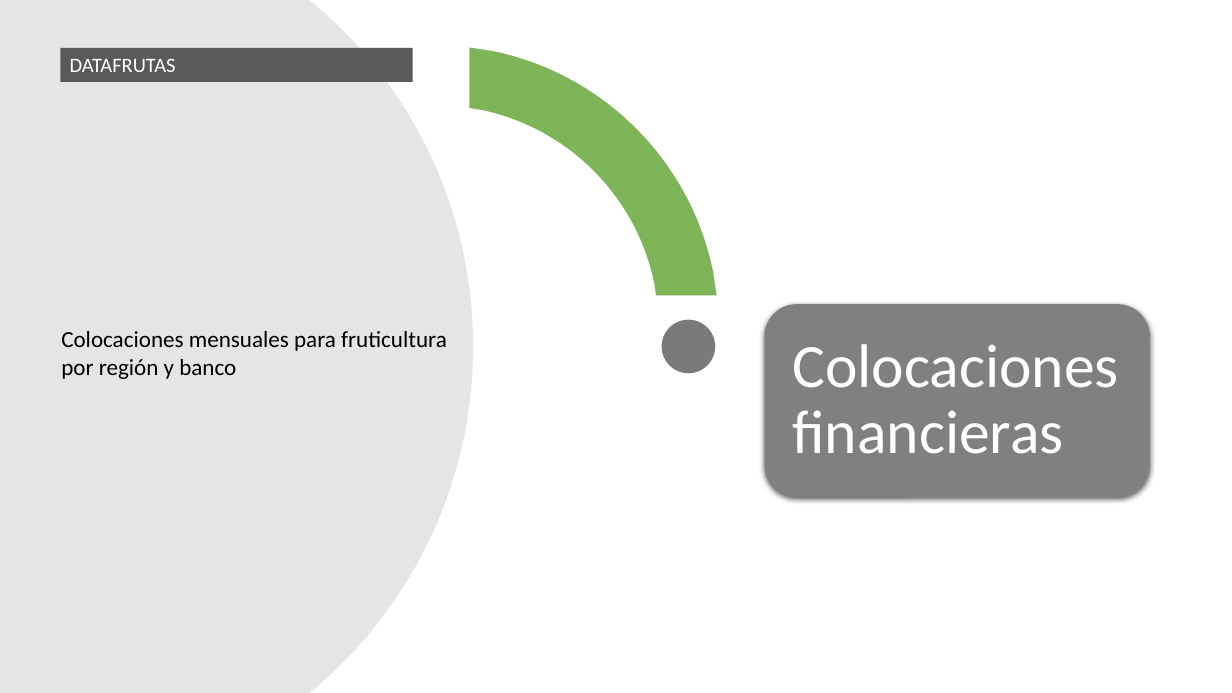
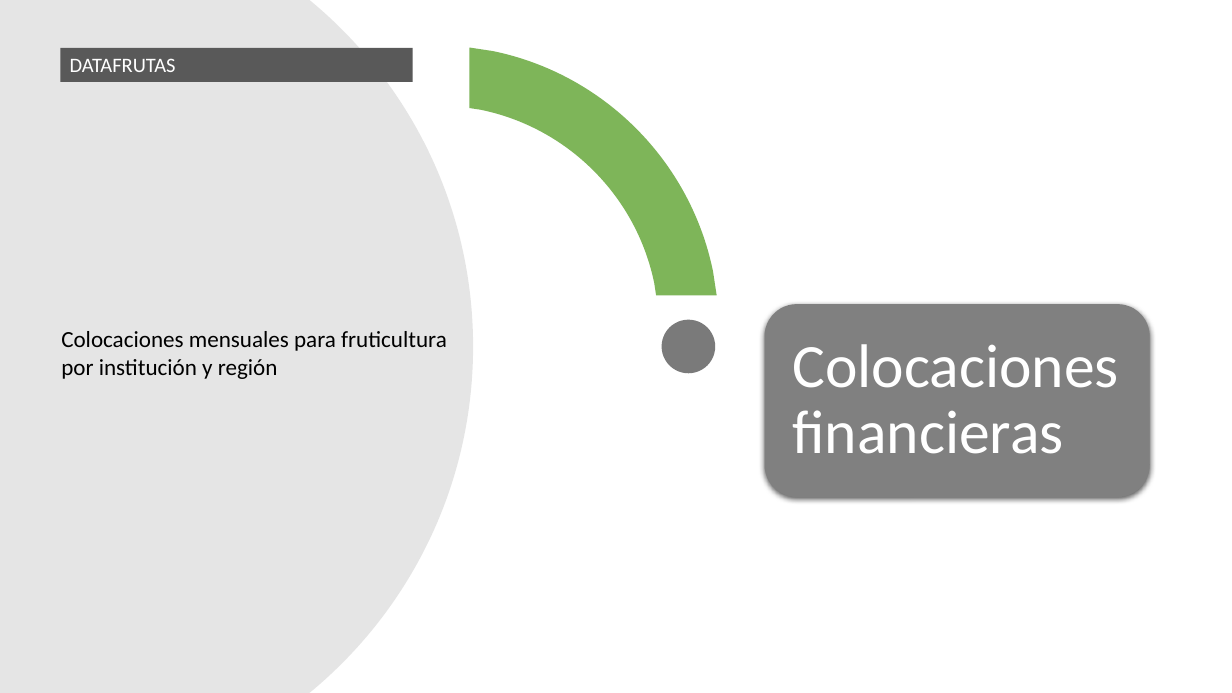
Before and after one commit to Sud-Austral/DATA-AGRO, a slide deck: slide 10 of DATAAGRO-Frutas/Power BI_Frutas.pptx. Drawn at 1232x693 pixels with LibreOffice and Linux fonts; fonts in the diff are those of the drawing. Boxes give left, top, right and bottom in pixels: in the first picture for what was removed or moved away, otherwise in the second. Text is boxed around its words. In the diff, an @@ line names an element or a change of style, - is before the commit and + after.

```diff
--- a/DATAAGRO-Frutas/Power BI_Frutas.pptx
+++ b/DATAAGRO-Frutas/Power BI_Frutas.pptx
@@ text at [61, 331, 447, 379]: text changed @@
-Colocaciones mensuales para fruticultura por región y banco
+Colocaciones mensuales para fruticultura por institución y región
```
Also in this commit, not shown: 2 other files.
